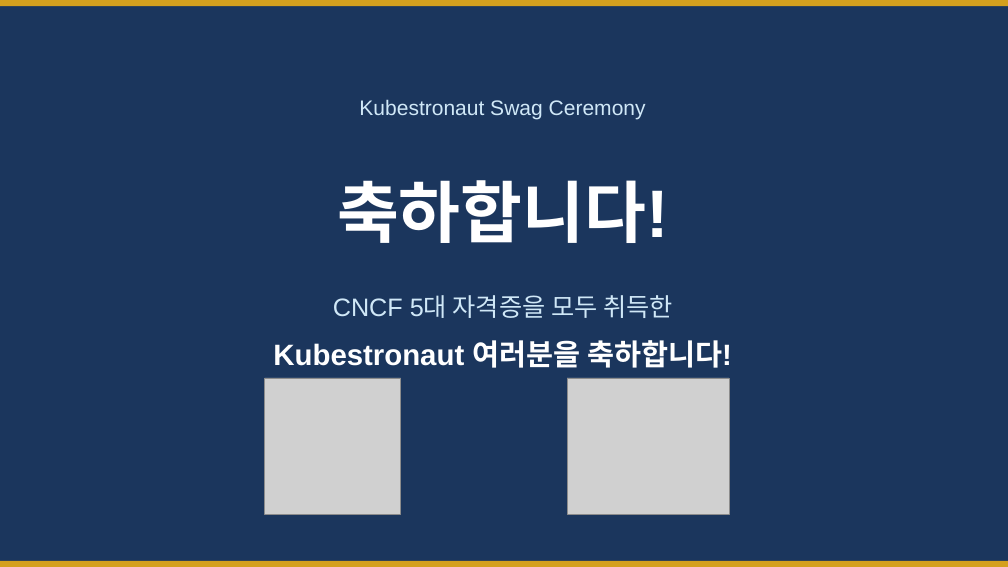
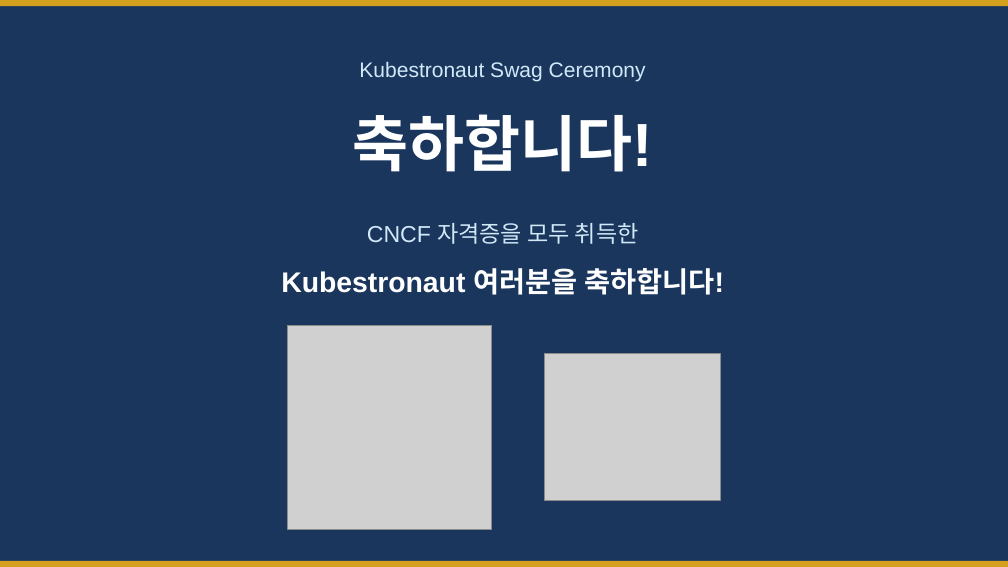
Before and after one commit to Cloud-Native-Community-Korea/kubeCommunityNight, a slide deck: slide 23 of cnck-kube-community-night.pptx. Drawn at 1008x567 pixels with LibreOffice and Linux fonts; fonts in the diff are those of the drawing; grey boxes stand for pictures. Boxes give left, top, right and bottom in pixels: in the first picture for what was removed or moved away, otherwise in the second. Text is boxed around its words. In the diff, an @@ line names an element or a change of style, - is before the commit and + after.

```diff
--- a/cnck-kube-community-night.pptx
+++ b/cnck-kube-community-night.pptx
@@ text "Kubestronaut Swag Ceremony": place and size @@
-text "Kubestronaut Swag Ceremony" at box(359, 99, 646, 119)
+text "Kubestronaut Swag Ceremony" at box(359, 61, 646, 82)
@@ text "축하합니다!": place and size @@
-text "축하합니다!" at box(337, 180, 668, 243)
+text "축하합니다!" at box(353, 114, 653, 172)
@@ text "축하합니다!" at box(353, 114, 653, 172): size 64 to 58 pt @@
@@ text at box(367, 223, 639, 244): text changed; size 24 to 22 pt @@
-CNCF 5대 자격증을 모두 취득한
+CNCF 자격증을 모두 취득한
@@ text "Kubestronaut 여러분을 축하합니다!": place and size @@
-text "Kubestronaut 여러분을 축하합니다!" at box(273, 340, 732, 368)
+text "Kubestronaut 여러분을 축하합니다!" at box(281, 268, 724, 295)
@@ text "Kubestronaut 여러분을 축하합니다!" at box(281, 268, 724, 295): size 28 to 27 pt @@
@@ picture: place and size @@
-picture at box(265, 378, 401, 514)
+picture at box(288, 325, 492, 529)
@@ picture: place and size @@
-picture at box(567, 378, 729, 514)
+picture at box(545, 353, 721, 501)
```
Also in this commit, not shown: 45 other files.
